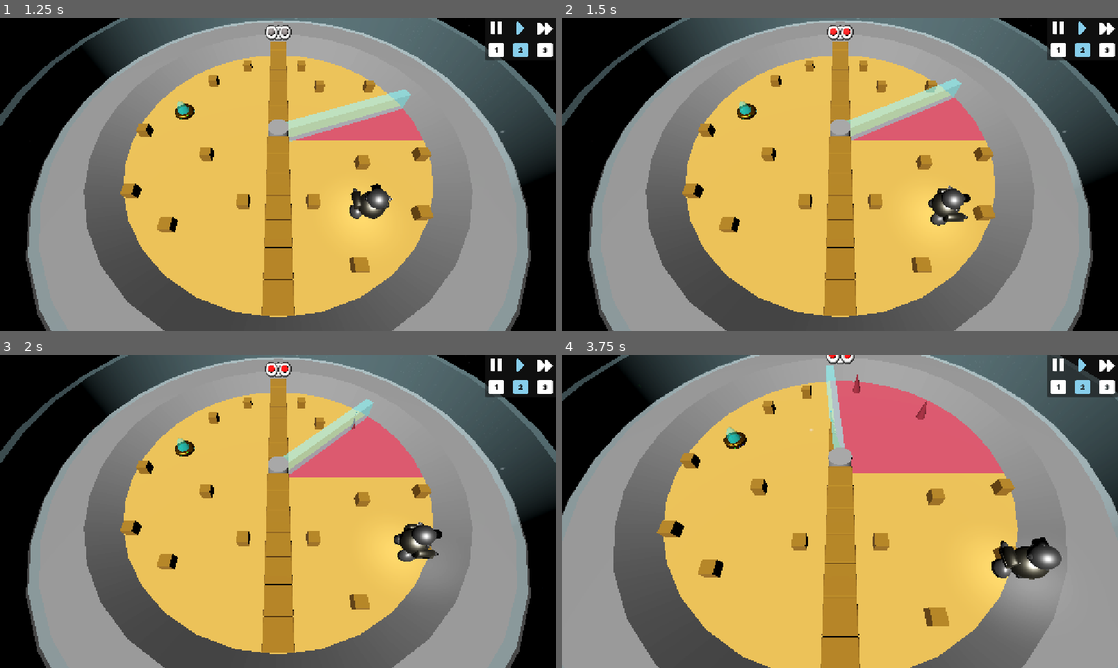
Above: before the commit, frames 1-4 (two rows, left to right).
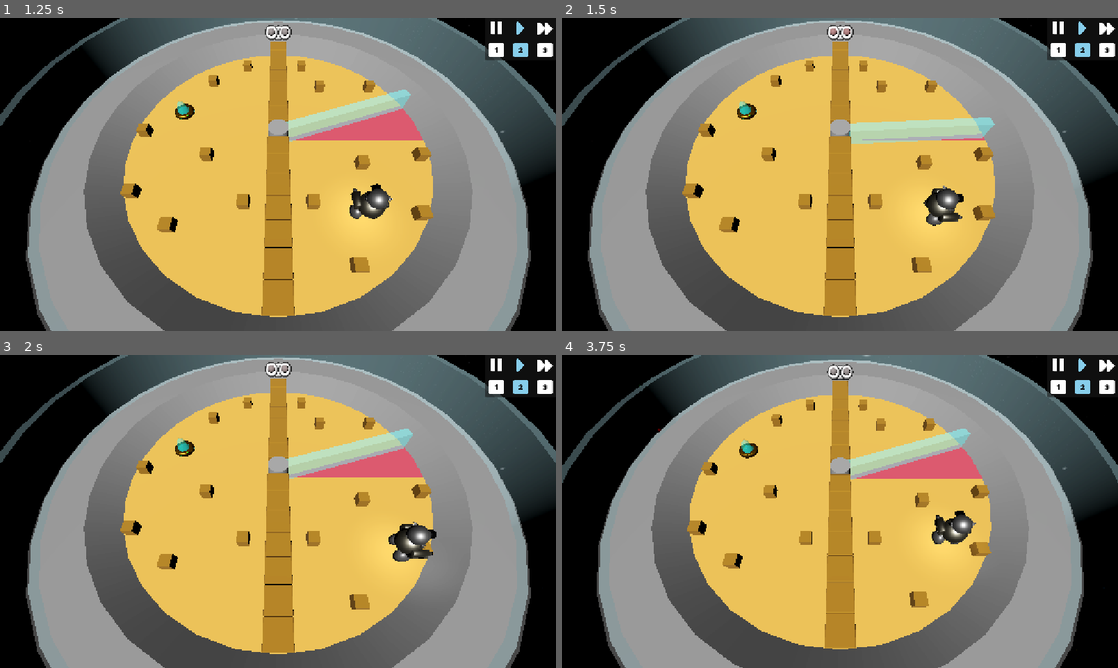
Above: after the commit, the same moments.

Repository: MisterIXI/gmtk25
Game: Godot game, scene res://scenes/levels/main_menu.tscn
Same seed, same stepped clock (60 frames per second), same inputs: the game is played once before the commit and once after it.
Inputs (mouse positions are in pixels of both pictures, inside the frame that each line leads up to):
- Up to frame 1 (1.25 s): click (294, 158) at 0.5 s
- Up to frame 2 (1.5 s): tap Enter at 1.25 s; move the mouse to (962, 158) at 1.27 s; hold D (move_right) from 1.28 s (still down); tap R at 1.35 s
- Up to frame 3 (2 s): keep holding D (move_right); tap Space (jump) at 1.52 s
- Up to frame 4 (3.75 s): move the mouse to (728, 527) at 2.02 s; release D (move_right) at 2.03 s; hold S (move_down) 2.03-2.78 s; tap E (interact) at 2.1 s; tap Space (jump) at 2.27 s; tap R at 2.3, 3.05 s; move the mouse to (895, 442) at 2.77 s; hold D (move_right) 2.78-3.53 s; tap Mouse wheel up (zoom_in) at 2.85 s; move the mouse to (812, 574) at 3.52 s; hold W (move_up) from 3.53 s (still down); tap Mouse wheel down (zoom_out) at 3.6 s

Frame 1 is identical in both runs. In frame 2, 3.7% of the frame differs, in the area x 32-78%, y 3-67%; in frame 3, 3.3%; in frame 4, 51%, in the area x 0-100%, y 0-100%.

Commit message:
added reload of current level with R

Diff:
--- a/scenes/Autoload/level_manager.gd
+++ b/scenes/Autoload/level_manager.gd
@@ -10,6 +10,12 @@
 # Called when the node enters the scene tree for the first time.
 func _ready() -> void:
 	pass # Replace with function body.
+
+
+func _input(event):
+	if event is InputEventKey:
+		if event.is_pressed() and event.keycode == KEY_R:
+			reload_current_scene()
 
 ### this function will switch in level selection scene
 func on_level_change(index : int) ->void:
@@ -38,3 +44,6 @@
 	get_tree().change_scene_to_packed.call_deferred(_scene)
 	current_scene = get_tree().current_scene
 	level_changed.emit()
+
+func reload_current_scene() -> void:
+	get_tree().reload_current_scene.call_deferred()
